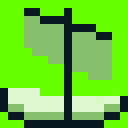
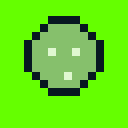
Layer changes from the first w=128, h=128 image to the second:
removed layer "Layer 1" over [0,8,128,128]
removed layer "Background" over [0,8,128,128]
